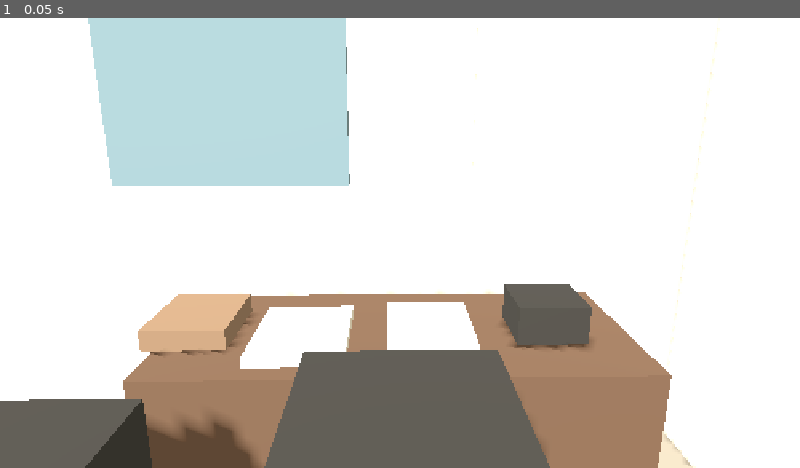
Above: before the commit, frame 1.
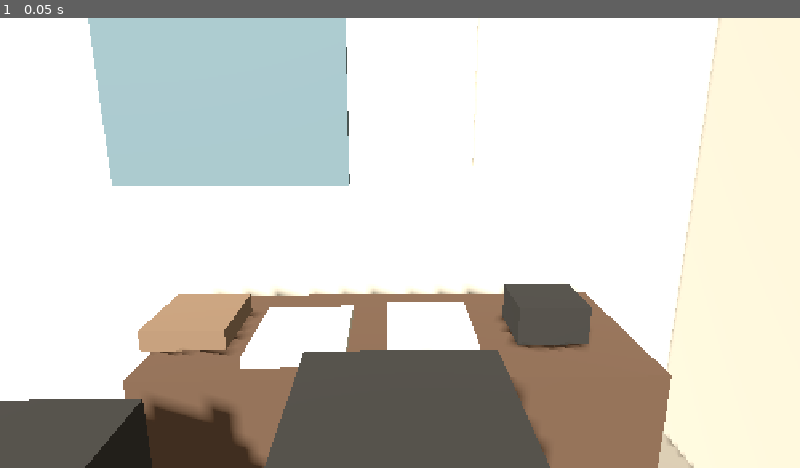
Above: after the commit, the same moment.

Repository: iracarranza/volley-world-manager
Game: Godot game, scene res://scenes/office/canonical_office_greybox.tscn
Two runs of this game, one before a commit and one after it. Both use one fixed random seed, a clock stepped at 60 frames per second and the inputs below. This scene is started directly instead of the project's main scene.
Inputs:
- Up to frame 1 (0.05 s): no input

The runs differ from the first frame. In frame 1, 17% of the frame differs, in the area x 17-100%, y 0-100%.

Commit message:
Rebalance canonical office greybox lighting

Diff:
--- a/scenes/office/canonical_office_greybox.tscn
+++ b/scenes/office/canonical_office_greybox.tscn
@@ -4,10 +4,10 @@
 
 [sub_resource type="Environment" id="Environment_office"]
 background_mode = 1
-background_color = Color(0.105, 0.105, 0.11, 1)
+background_color = Color(0.095, 0.095, 0.102, 1)
 ambient_light_source = 3
-ambient_light_color = Color(0.94, 0.91, 0.84, 1)
-ambient_light_energy = 0.9
+ambient_light_color = Color(0.86, 0.82, 0.74, 1)
+ambient_light_energy = 0.5
 
 [node name="CanonicalOfficeGreybox" type="Node3D"]
 script = ExtResource("1")
@@ -16,6 +16,6 @@
 environment = SubResource("Environment_office")
 
 [node name="KeyLight" type="DirectionalLight3D" parent="."]
-rotation_degrees = Vector3(-48, -28, 0)
-light_energy = 0.62
+rotation_degrees = Vector3(-42, -24, 0)
+light_energy = 0.88
 shadow_enabled = true
